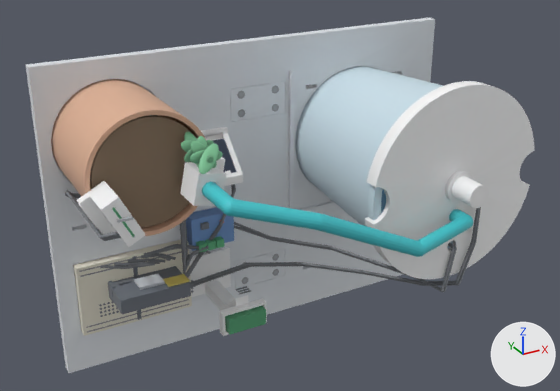
Two versions of the glTF model outputs/花房3D_整机装配/花房整机示意模型.glb, one commit apart.
Rendered twice from a 50 mm lens placed at (-251.0, -498.0, 236.0), pointed at (-12.0, -63.0, 18.0). Arrows for +X, +Y and +Z are at lower right; the lights stay in place. The picture after the commit comes second. Vertices at exactly the same position are counted once.

Objects in the first picture: '00_底盘左片', '01_底盘右片', '02_连接块', '04_花盆', '05_土壤', '14_水箱', '16_水箱盖', '24_水管', '25_传感器盆沿挂钩', '26_土壤传感器板', '27_水管末端夹', '32_面包板', '33_ESP32', '35_DHT11 座' and 48 more.
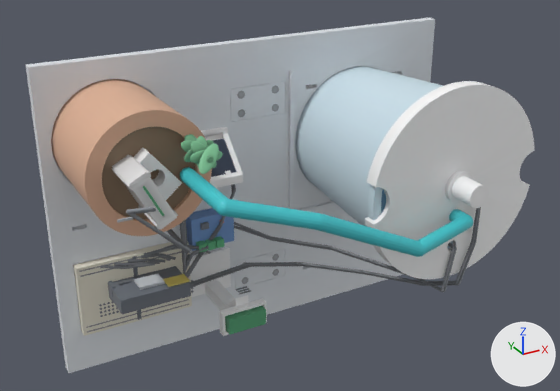
Changed parts and their boxes [x1, y1, x2, y2] in the pictures (560 x 391 px; the box of a moved part takes in the faces that stretch with it):
'04_花盆', reshaped
    before: [51, 79, 206, 236]
    after: [51, 79, 212, 236]
'24_水管', reshaped
    before: [202, 182, 473, 257]
    after: [180, 167, 473, 257]
'25_传感器盆沿挂钩', deleted
    before: [77, 181, 146, 247]
'25_传感器土插支架', added
    after: [112, 155, 178, 230]
'27_水管末端夹', deleted
    before: [180, 157, 226, 206]
'27_水管末端夹(土插)', added
    after: [134, 147, 182, 200]
'26_土壤传感器板', moved
    before: [112, 207, 135, 237]
    after: [143, 186, 164, 216]
part 1 of me_04_花盆, moved or reshaped
    before: [85, 110, 206, 236]
    after: [85, 110, 212, 236]

The edits, one by one:
me_04_花盆 has 386 vertices, 768 faces and spans x -151.0..-71.0, y -82.0..-2.0, z 20.0..100.0.
me_04_花盆 is used by ob_04_花盆; location (0.0, 0.0, 0.0).
Part 1, on me_04_花盆:
52 vertices are removed from x -147.9..-74.1, y -82.0, z 23.1..96.9.
244 faces are deleted.
140 vertices move from x -148.0..-74.0, y -82.0..-5.0, z 23.0..97.0 to x -141.0..-81.0, y -82.0..-5.0, z 30.0..90.0.
52 new vertices lie (0.0, -77.0, 0.0) away from vertices in x -147.9..-74.1, y -5.0, z 23.1..96.9.
244 new faces join them.
me_24_水管 is used by ob_24_水管; location (0.0, 0.0, 0.0).
me_24_水管 had 1554 vertices, 3104 faces and spanned x -89.0..90.0, y -157.0..-40.0, z -1.0..59.0.
me_24_水管 now has 1552 vertices, 3100 faces and spans x -93.0..90.0, y -157.0..-40.0, z -1.0..60.0.
me_24_水管 part 2: 138 vertices moved from x -89.0..86.0, y -157.0..-81.0, z 0.0..59.0 to x -93.0..86.0, y -157.0..-81.0, z 0.0..60.0; 111 vertices removed from x -88.0..-33.0, y -155.0..-81.0, z 37.0..59.0; 109 vertices added at x -91.0..-33.0, y -155.0..-81.0, z 36.0..60.0.
Other edits to the shape of me_24_水管 do not show in these pictures.
me_26_土壤传感器板 is used by ob_26_土壤传感器板; location (0.0, 0.0, 0.0).
me_26_土壤传感器板 had 18 vertices, 32 faces and spanned x -144.0..-124.9, y -109.0..-22.6, z 35.4..57.5.
me_26_土壤传感器板 now has 18 vertices, 32 faces and spans x -125.8..-106.7, y -110.0..-23.6, z 44.8..66.9.
me_26_土壤传感器板 part 3: the whole mesh is moved by (18.2, -1.0, 9.4).
Mesh me_27_水管末端夹_土插 is new.
It has 152 vertices, 304 faces and spans x -126.0..-94.5, y -90.0..-49.0, z 44.0..77.3.
It uses material mat_defaultmaterial_027.
Mesh me_25_传感器土插支架 is new.
It has 50 vertices, 100 faces and spans x -133.9..-105.8, y -110.0..-39.0, z 36.7..74.1.
It uses material mat_defaultmaterial_025.
Object '25_传感器盆沿挂钩' (ob_25_传感器盆沿挂钩) is deleted.
Object '27_水管末端夹' (ob_27_水管末端夹) is deleted.
Object '27_水管末端夹(土插)' (ob_27_水管末端夹_土插) is new; it shows me_27_水管末端夹_土插.
Its location is (0.0, 0.0, 0.0).
Object '25_传感器土插支架' (ob_25_传感器土插支架) is new; it shows me_25_传感器土插支架.
Its location is (0.0, 0.0, 0.0).
